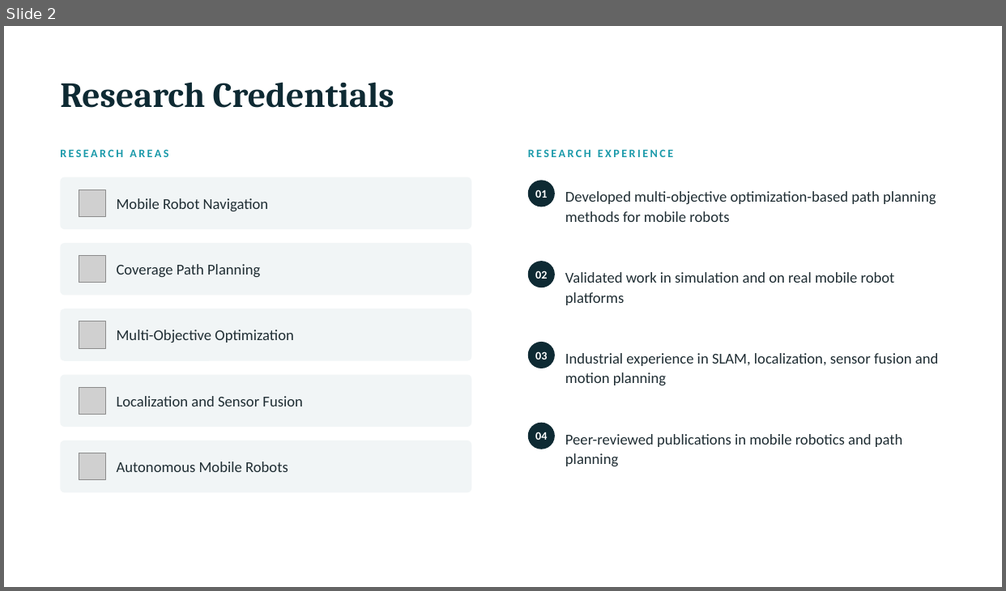
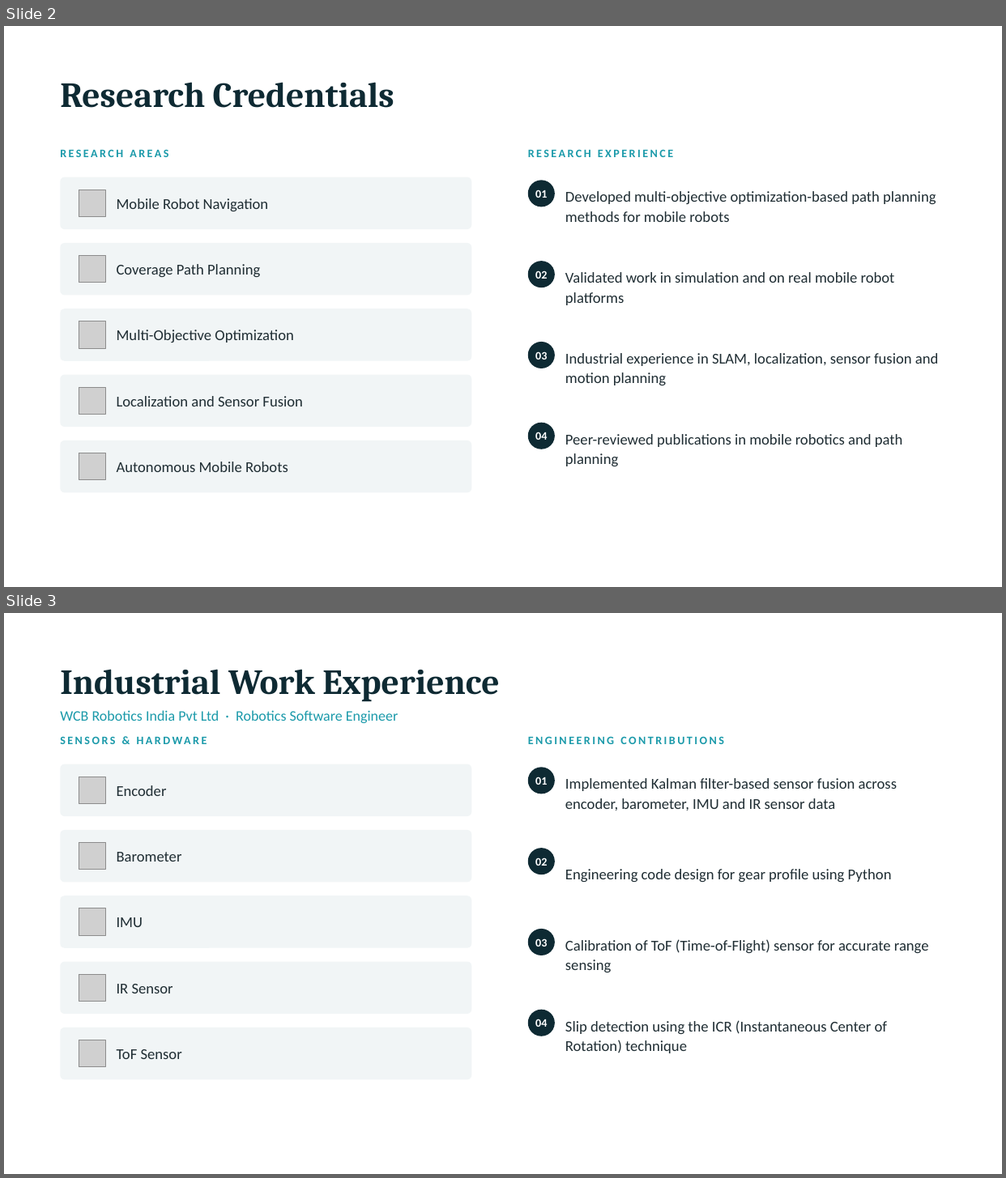
Before and after one commit to RoboticsResearcher/documents, a slide deck: Credential for Interview/Monex_Sharma.pptx. Shown one above the other, each under a label of ours: slide 2 before the commit, slides 2 and 3 after it. The pictures are 1006x591 and 1006x1178 pixels, drawn with LibreOffice and Linux fonts; fonts in the diff are those of the drawing; grey boxes stand for pictures. Boxes give left, top, right and bottom in pixels: in the first picture for what was removed or moved away, otherwise in the second. Text is boxed around its words. In the diff, an @@ line names an element or a change of style, - is before the commit and + after.

```diff
--- a/Credential for Interview/Monex_Sharma.pptx
+++ b/Credential for Interview/Monex_Sharma.pptx
@@ slide 3 added at (x1=4, y1=613, x2=1002, y2=1174), background #FFFFFF @@
@@ text added at (x1=60, y1=669, x2=499, y2=702), 34 pt, text #0E2A33, bold @@
+Industrial Work Experience
@@ text added at (x1=60, y1=710, x2=398, y2=723), 14 pt, text #1B9AAA @@
+WCB Robotics India Pvt Ltd · Robotics Software Engineer
@@ text added at (x1=60, y1=729, x2=479, y2=752), 11 pt, text #1B9AAA, bold @@
+SENSORS & HARDWARE
@@ text added at (x1=528, y1=736, x2=724, y2=744), 11 pt, text #1B9AAA, bold @@
+ENGINEERING CONTRIBUTIONS
@@ rounded rectangle added at (x1=60, y1=764, x2=472, y2=816), fill #F1F5F6 @@
@@ picture added at (x1=79, y1=777, x2=106, y2=804) @@
@@ ellipse added at (x1=528, y1=767, x2=555, y2=794), fill #0E2A33 @@
@@ text added at (x1=535, y1=777, x2=547, y2=785), 11 pt, text #FFFFFF, bold @@
+01
@@ text added at (x1=565, y1=778, x2=897, y2=811), 14.5 pt, text #1F2D33 @@
+Implemented Kalman filter-based sensor fusion across encoder, barometer, IMU and IR sensor data
@@ text added at (x1=117, y1=786, x2=167, y2=796), 14.5 pt, text #1F2D33 @@
+Encoder
@@ rounded rectangle added at (x1=60, y1=830, x2=472, y2=883), fill #F1F5F6 @@
@@ picture added at (x1=79, y1=843, x2=106, y2=870) @@
@@ text added at (x1=117, y1=852, x2=182, y2=862), 14.5 pt, text #1F2D33 @@
+Barometer
@@ ellipse added at (x1=528, y1=848, x2=555, y2=875), fill #0E2A33 @@
@@ text added at (x1=535, y1=858, x2=547, y2=866), 11 pt, text #FFFFFF, bold @@
+02
@@ text added at (x1=565, y1=869, x2=892, y2=882), 14.5 pt, text #1F2D33 @@
+Engineering code design for gear profile using Python
@@ rounded rectangle added at (x1=60, y1=896, x2=472, y2=948), fill #F1F5F6 @@
@@ picture added at (x1=79, y1=909, x2=106, y2=935) @@
@@ text added at (x1=117, y1=918, x2=143, y2=927), 14.5 pt, text #1F2D33 @@
+IMU
@@ ellipse added at (x1=528, y1=929, x2=555, y2=956), fill #0E2A33 @@
@@ text added at (x1=535, y1=939, x2=547, y2=947), 11 pt, text #FFFFFF, bold @@
+03
@@ text added at (x1=565, y1=939, x2=929, y2=973), 14.5 pt, text #1F2D33 @@
+Calibration of ToF (Time-of-Flight) sensor for accurate range sensing
@@ rounded rectangle added at (x1=60, y1=962, x2=472, y2=1014), fill #F1F5F6 @@
@@ picture added at (x1=79, y1=974, x2=106, y2=1002) @@
@@ text added at (x1=117, y1=984, x2=173, y2=994), 14.5 pt, text #1F2D33 @@
+IR Sensor
@@ ellipse added at (x1=528, y1=1010, x2=555, y2=1037), fill #0E2A33 @@
@@ text added at (x1=535, y1=1019, x2=547, y2=1027), 11 pt, text #FFFFFF, bold @@
+04
@@ text added at (x1=565, y1=1020, x2=887, y2=1054), 14.5 pt, text #1F2D33 @@
+Slip detection using the ICR (Instantaneous Center of Rotation) technique
@@ rounded rectangle added at (x1=60, y1=1028, x2=472, y2=1080), fill #F1F5F6 @@
@@ picture added at (x1=79, y1=1041, x2=106, y2=1067) @@
@@ text added at (x1=117, y1=1050, x2=182, y2=1059), 14.5 pt, text #1F2D33 @@
+ToF Sensor
```
Also in this commit, not shown: 17 other files.
